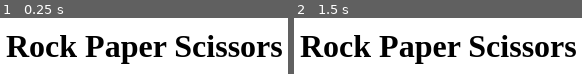
Above: before the commit, frames 1-2 (left to right).
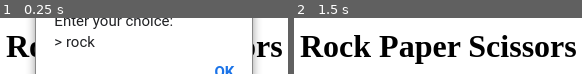
Above: after the commit, the same moments.

Repository: PS335/Rock-Paper-Scissors
Game: browser game, page index.html
Same seed, same stepped clock (60 frames per second), same inputs: the game is played once before the commit and once after it. When the page shows a pop-up message, it is drawn as a white box for half a second while everything else waits; a line starting with > is the answer the replay typed.
Inputs:
- Up to frame 1 (0.25 s): no input
- Up to frame 2 (1.5 s): no input

The runs differ from the first frame. In frame 1, 19% of the frame differs, in the area x 11-89%, y 0-100%; in frame 2, nothing differs.

Commit message:
mostly finised rock-paper-scissors

Diff:
--- a/rock-paper-scissors.js
+++ b/rock-paper-scissors.js
@@ -1,17 +1,83 @@
+function getComputerChoice(){
+    let computerPick = Math.floor(Math.random() * 3);
 
-function getComputerChoice(){
-    let compChoice = Math.floor(Math.random() * 3);
-    console.log("choice is : " + compChoice);
-
-    if (compChoice === 0){
+    if (computerPick === 0){
+        console.log("Computer's choice: rock");
         return "rock";
     }
-    else if(compChoice ===1 ){
+    else if(computerPick ===1 ){
+        console.log("Computer's choice: paper");
         return "paper";
     }
     else{
+        console.log("Computer's choice: scissors");
         return "scissors";
     }
 }
 
-console.log(getComputerChoice());
+function getHumanChoice(){
+    let yourChoice = prompt("Enter your choice: " , 'rock');
+    console.log("Your Choice: " +yourChoice);
+    return yourChoice;
+}
+
+let humanScore = 0;
+let computerScore = 0;
+let gameTied = 0
+
+function playRound(humanChoice, computerChoice){
+    let humanInput = humanChoice.toLowerCase();
+
+        //Computer winning condition
+        if(computerChoice === "rock" && humanInput === "scissors"){
+            computerScore++;
+            console.log("You Lose! Rock beats Scissors");
+        }
+
+        else if(computerChoice === "scissors" && humanInput == "paper") {
+            computerScore++;
+            console.log("You lose! Scissors beats paper");
+        }
+        else if(computerChoice === "paper" && humanInput === "rock"){
+            computerScore++;
+            console.log("You Lose! Paper beats Rock");
+        }
+        //You winning conditions
+        else if(computerChoice === "rock" && humanInput === "paper"){
+            humanScore++;
+            console.log("You Win!! Paper beats Rock");
+        }
+        else if(computerChoice === "paper" && humanInput === "scissors"){
+            humanScore++;
+            console.log("You Win!! Scisssors beats Paper");
+        }
+        else if(computerChoice === "scissors" && humanInput === "rock"){
+            humanScore++;
+            console.log("You Win!! Rock beats Scissors");
+        }
+        //Game Tied condition
+        else if(computerChoice === humanInput){
+        console.log("Game Tied...Try again");
+        gameTied++;
+        }
+        else{
+            console.log("Invalid Input");
+        }
+ }
+function playGame(){
+    for(let i = 1 ; i <= 5 ; i++){
+        console.log(`---Round of ${i} ---`);
+        const humanSelection = getHumanChoice();
+        const computerSelection = getComputerChoice();
+        playRound(humanSelection, computerSelection);
+    }
+    if(computerScore < humanScore){
+      console.log("***You Win***");
+    }
+    else{
+        console.log("***Computer Wins.***");
+    }
+    console.log("Final Score: Yours: \n" + humanScore + "\n" + "Computer: " + computerScore + "\n" + "Game Tied: " + gameTied);
+}
+
+playGame();
